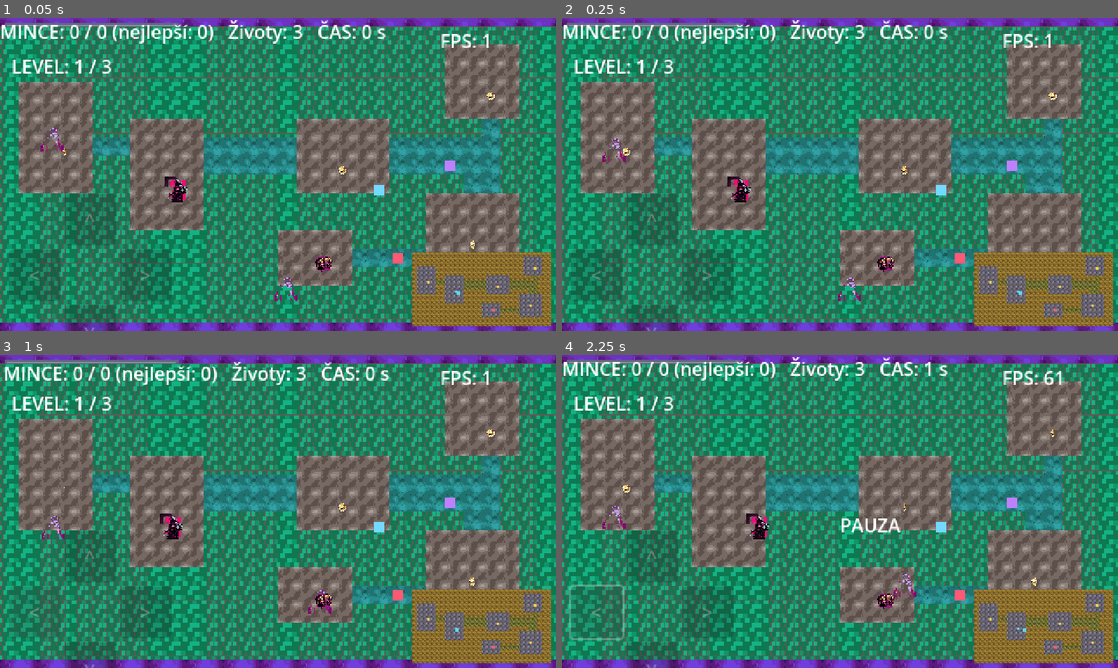
Above: before the commit, frames 1-4 (two rows, left to right).
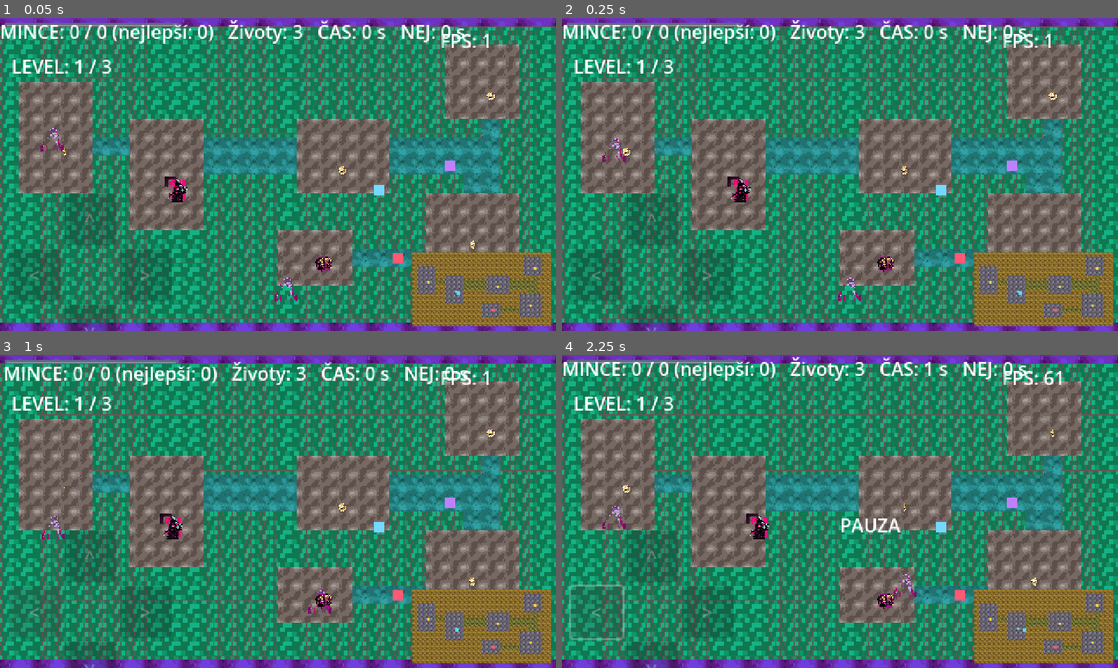
Above: after the commit, the same moments.

Repository: ssevcikm-spec/forge-quest
Game: Godot game, scene res://main.tscn
The game is run twice, just before and just after one commit, with the same random seed, the same clock (stepped at 60 frames per second) and the same inputs.
Inputs:
- Up to frame 1 (0.05 s): no input
- Up to frame 2 (0.25 s): no input
- Up to frame 3 (1 s): click "<" at 0.5 s
- Up to frame 4 (2.25 s): tap Enter at 1.25 s; hold Right 1.28-2.03 s; tap M at 1.35 s; tap Space at 1.52, 2 s; hold Down from 2.03 s (still down); tap R at 2.1 s

The runs differ from the first frame. In frame 1, 0.2% of the frame differs, in the area x 72-84%, y 2-8%; in frame 2, 0.2%; in frame 3, 0.2%; in frame 4, 0.2%.

Commit message:
forge: Nejlepší čas se ukládá

Diff:
--- a/scripts/game.gd
+++ b/scripts/game.gd
@@ -17,6 +17,7 @@
 var coin_total := COIN_COUNT
 var mince_v_levelu: int = 0
 var best: int = 0
+var nejlepsi_cas: float = 0.0
 var lives: int = 3
 var player: Area2D
 var level: Node2D
@@ -137,7 +138,7 @@
 
 func _update_hud() -> void:
 	if hud:
-		hud.text = "MINCE: %d / %d (nejlepší: %d)   Životy: %d   ČAS: %d s" % [score, mince_v_levelu, best, lives, int(cas_v_levelu)]
+		hud.text = "MINCE: %d / %d (nejlepší: %d)   Životy: %d   ČAS: %d s   NEJ: %d s" % [score, mince_v_levelu, best, lives, int(cas_v_levelu), int(nejlepsi_cas)]
 	if level_label:
 		level_label.text = "LEVEL: %d / 3" % (aktualni_level_index + 1)
 	var progress_rect := get_node_or_null("ProgressRect")
@@ -695,6 +696,9 @@
 			win_label.visible = true
 			get_tree().paused = true
 	play_sfx("powerup")
+	if nejlepsi_cas == 0.0 or cas_v_levelu < nejlepsi_cas:
+		nejlepsi_cas = cas_v_levelu
+		_save_best()
 	stit_trvani = 6.0
 	chest.remove_from_group("chest")
 	chest.queue_free()
@@ -770,10 +774,12 @@
 	var chyba: int = cfg.load('user://best.cfg')
 	if chyba == OK:
 		best = int(cfg.get_value('hra', 'skore', 0))
+		nejlepsi_cas = cfg.get_value('hra', 'cas', 0.0)
 
 func _save_best() -> void:
 	var cfg := ConfigFile.new()
 	cfg.set_value('hra', 'skore', best)
+	cfg.set_value('hra', 'cas', nejlepsi_cas)
 	cfg.save('user://best.cfg')
 func _show_win_screen() -> void:
 	if get_node_or_null('WinLabel') and get_node_or_null('WinLabel').visible:
